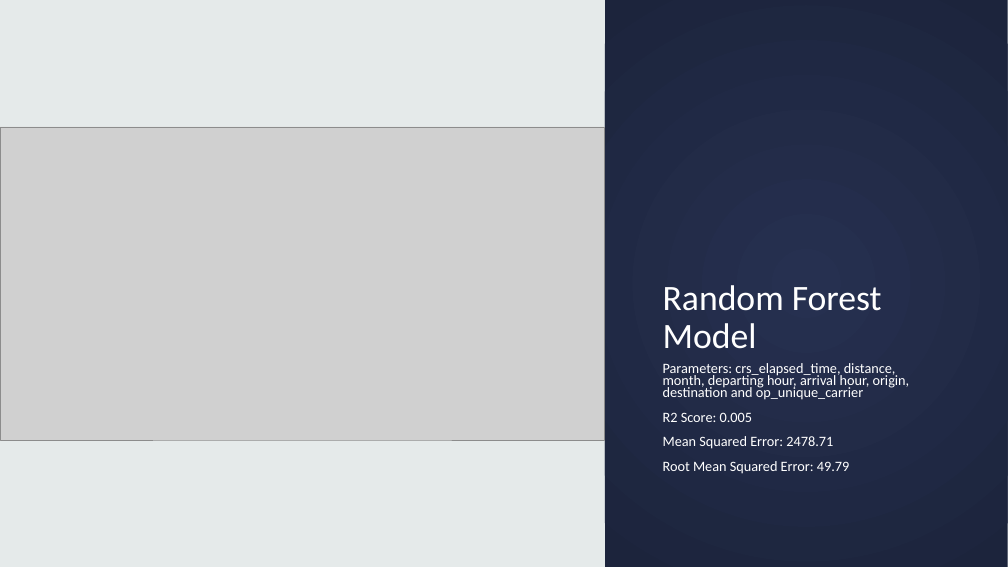
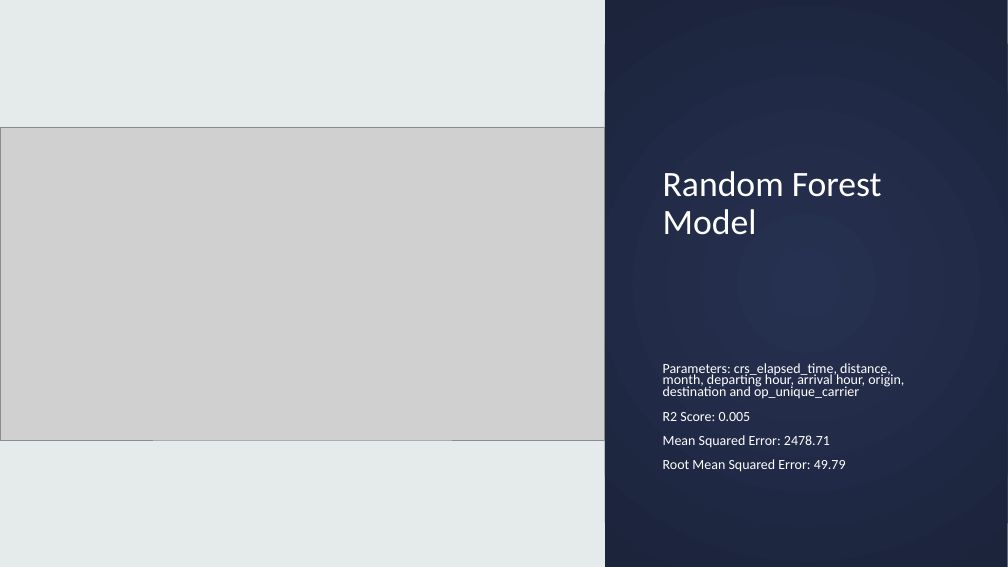
Before and after one commit to JohnathanJack/Predicting-Flight-Delays, a slide deck: slide 11 of Flight_delay.pptx (slide 12 before the commit). Drawn at 1008x567 pixels with LibreOffice and Linux fonts; fonts in the diff are those of the drawing; grey boxes stand for pictures. Boxes give left, top, right and bottom in pixels: in the first picture for what was removed or moved away, otherwise in the second. Text is boxed around its words. In the diff, an @@ line names an element or a change of style, - is before the commit and + after.

```diff
--- a/Flight_delay.pptx
+++ b/Flight_delay.pptx
@@ title "Random Forest Model": place and size @@
-title "Random Forest Model" at (663,285,882,349)
+title "Random Forest Model" at (663,171,882,235)
@@ text "Parameters: crs_elapsed_time, distance, month, departing ..." at (663,363,904,472): size 13.6 to 13.3 pt @@
```
Also in this commit, not shown: 4 other slides changed, 3 other files.
